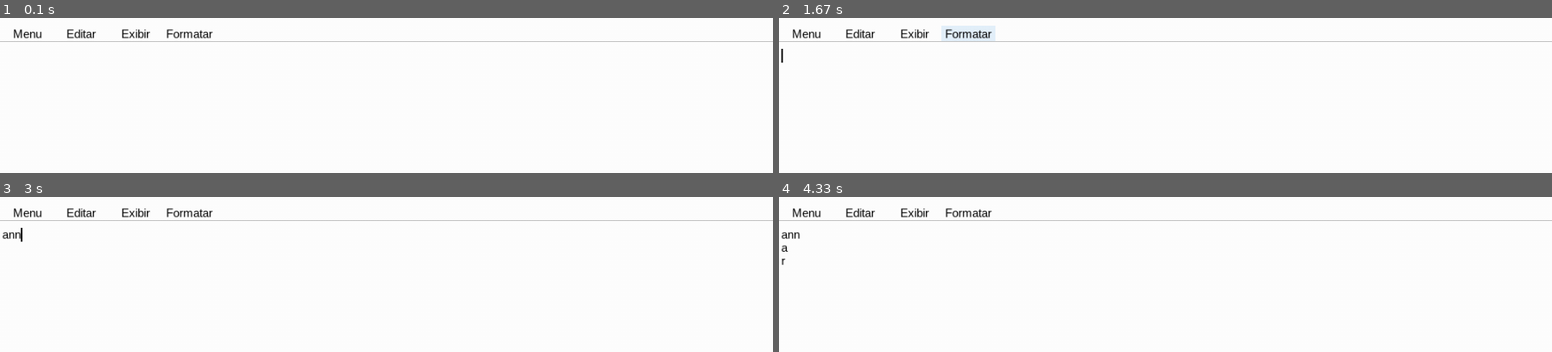
Above: before the commit, frames 1-4 (two rows, left to right).
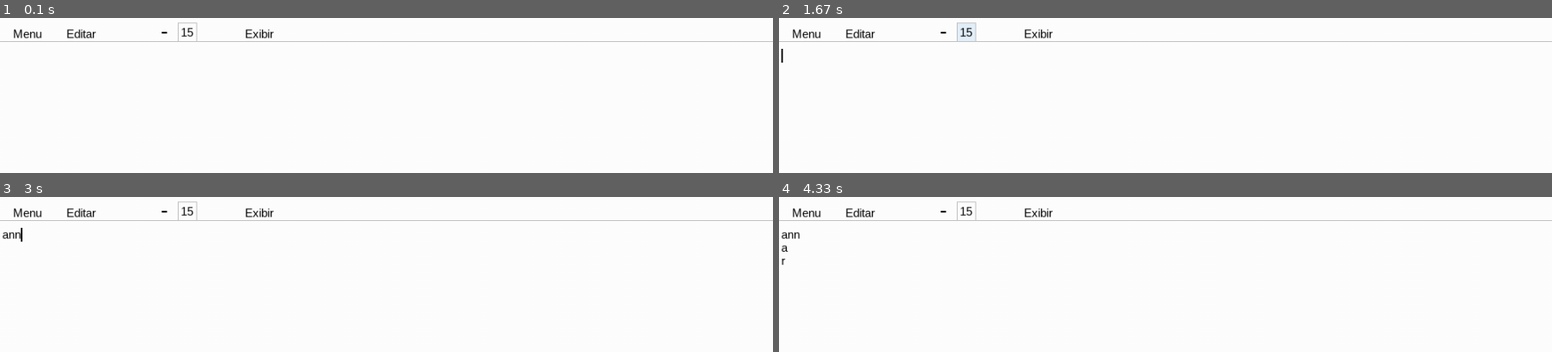
Above: after the commit, the same moments.

Repository: PedroGoulartbranco/Bloco-de-notas-pygame
Game: pygame game, started from main.py
The game is run twice, just before and just after one commit, with the same random seed, the same clock (stepped at 60 frames per second) and the same inputs.
Inputs (mouse positions are in pixels of both pictures, inside the frame that each line leads up to):
- Up to frame 1 (0.1 s): no input
- Up to frame 2 (1.67 s): click (941, 30) at 0.38 s, where only the run after the commit has a clickable "-"; click (outside the picture) at 0.72 s; click (964, 31) at 1.6 s, where only the run after the commit has a clickable "15"
- Up to frame 3 (3 s): click (401, 272) at 1.93 s; type "ann" at 2.72 s
- Up to frame 4 (4.33 s): tap Enter at 3.05, 3.35, 3.85, 4.22 s; type "a" at 3.22 s; type "r" at 3.72 s

The runs differ from the first frame. In frame 1, 0.5% of the frame differs, in the area x 15-36%, y 2-15%; in frame 2, 0.9%; in frame 3, 0.5%; in frame 4, 0.5%.

Commit message:
fiz a caixa da fonte e o botao de menos

Diff:
--- a/main.py
+++ b/main.py
@@ -9,8 +9,13 @@
 tela = pygame.display.set_mode((LARGURA, ALTURA))
 pygame.display.set_caption("Bloco de Notas")
 
+
+tamanho_fonte_texto = 15
+tamanho_fonte_aumentar_dominuir = 28
+
 fonte_menu = pygame.font.SysFont('arial', 15)
-fonte_texto = pygame.font.SysFont('arial', 15)
+fonte_texto = pygame.font.SysFont('arial', tamanho_fonte_texto)
+fonte_botao_menos_mais = pygame.font.SysFont('arial', tamanho_fonte_aumentar_dominuir)
 
 linhas = [""]
 linha_atual = 0
@@ -25,46 +30,57 @@
     #Criando texto botoes
     texto_arquivo_opcoes =  fonte_menu.render("Menu", True, "black")
     texto_editar_opcoes =  fonte_menu.render("Editar", True, "black")
-    texto_formatar_opcoes =  fonte_menu.render("Formatar", True, "black")
+    texto_fonte_menos =  fonte_botao_menos_mais.render("-", True, "black")
     texto_exibir_opcoes =  fonte_menu.render("Exibir", True, "black")
+    texto_tamanho_atual_fonte = fonte_menu.render(f"{tamanho_fonte_texto}", True, "black")
 
     #Centralizar texto nos botoes
     texto_arquivo_opcoes_coordenada =  texto_arquivo_opcoes.get_rect(center=botao_arquivo.center)
     texto_editar_opcoes_coordenada =  texto_editar_opcoes.get_rect(center=botao_editar.center)
-    texto_formatar_opcoes_coordenada =  texto_formatar_opcoes.get_rect(center=botao_formatar.center)
+    texto_fonte_menos_coordenada =  texto_fonte_menos.get_rect(center=botao_texto_menos.center)
     texto_exibir_opcoes_coordenada =  texto_exibir_opcoes.get_rect(center=botao_exibir.center)
+
+    texto_tamanho_atual_fonte_coordenada = texto_tamanho_atual_fonte.get_rect(center=caixa_fonte_tamanho.center)
 
     tela.blit(texto_arquivo_opcoes, texto_arquivo_opcoes_coordenada)
     tela.blit(texto_editar_opcoes, texto_editar_opcoes_coordenada)
-    tela.blit(texto_formatar_opcoes, texto_formatar_opcoes_coordenada)
+    tela.blit(texto_fonte_menos, texto_fonte_menos_coordenada)
     tela.blit(texto_exibir_opcoes, texto_exibir_opcoes_coordenada)
+    tela.blit(texto_tamanho_atual_fonte, texto_tamanho_atual_fonte_coordenada)
 
 def desenhar_botoes():
     posicao_mouse = pygame.mouse.get_pos()
 
-    cor_botao_arquivo = cor_botao_editar = cor_botao_formatar = cor_botao_exibir = "white"
+    cor_botao_arquivo = cor_botao_editar = cor_fonte_menos = cor_botao_exibir = cor_fundo_caixa_tamanho_fonte = "white"
 
     #Criando os rects dos botoes
     botao_arquivo = pygame.Rect(0, 10, 70, 20)
     botao_editar = pygame.Rect(70, 10, 70, 20)
-    botao_formatar = pygame.Rect(140, 10, 70, 20)
-    botao_exibir = pygame.Rect(210, 10, 70, 20)
+    botao_texto_menos = pygame.Rect(200, 5, 25, 25)
+    caixa_fonte_tamanho = pygame.Rect(230, 6, 25, 25)
+    borda_caixa_fonte_tamanho = pygame.Rect(230, 6, 25, 25)
+    botao_exibir = pygame.Rect(300, 10, 70, 20)
 
     if botao_arquivo.collidepoint(posicao_mouse):
         cor_botao_arquivo = (229, 241, 251)
     if botao_editar.collidepoint(posicao_mouse):
         cor_botao_editar = (229, 241, 251)
-    if botao_formatar.collidepoint(posicao_mouse):
-        cor_botao_formatar = (229, 241, 251)
+    if botao_texto_menos.collidepoint(posicao_mouse):
+        cor_fonte_menos = (229, 241, 251)
     if botao_exibir.collidepoint(posicao_mouse):
         cor_botao_exibir = (229, 241, 251)
+    if caixa_fonte_tamanho.collidepoint(posicao_mouse):
+        cor_fundo_caixa_tamanho_fonte = (229, 241, 251)
 
     pygame.draw.rect(tela, cor_botao_arquivo, botao_arquivo)
     pygame.draw.rect(tela, cor_botao_editar, botao_editar)
-    pygame.draw.rect(tela, cor_botao_formatar, botao_formatar)
+    pygame.draw.rect(tela, cor_fonte_menos, botao_texto_menos)
     pygame.draw.rect(tela, cor_botao_exibir, botao_exibir)
+    pygame.draw.rect(tela, cor_fundo_caixa_tamanho_fonte, caixa_fonte_tamanho)
+    pygame.draw.rect(tela, "gray", borda_caixa_fonte_tamanho, 1) #Borda caixa
 
-    return botao_arquivo, botao_editar, botao_exibir, botao_formatar
+    return botao_arquivo, botao_editar, botao_exibir, botao_texto_menos, caixa_fonte_tamanho
+
 
 # loop principal
 rodando = True
@@ -86,7 +102,7 @@
     tela.fill("white")
     linha = pygame.draw.line(tela, ("gray"), (0, 30), (LARGURA, 30), 1)
 
-    botao_arquivo, botao_editar, botao_formatar, botao_exibir = desenhar_botoes()
+    botao_arquivo, botao_editar, botao_exibir, botao_texto_menos, caixa_fonte_tamanho = desenhar_botoes()
     desenhar_texto()
 
     pygame.draw.rect(tela, "white", onde_digitar)
